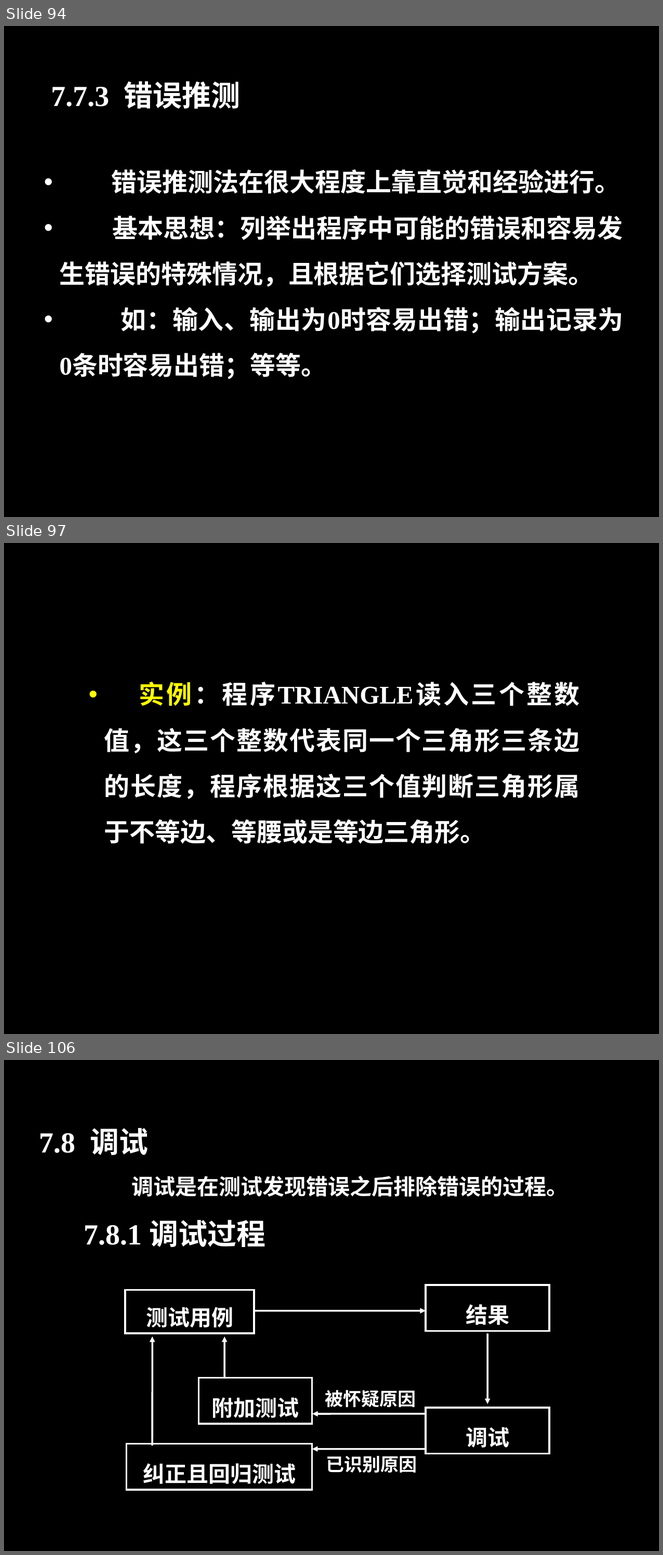
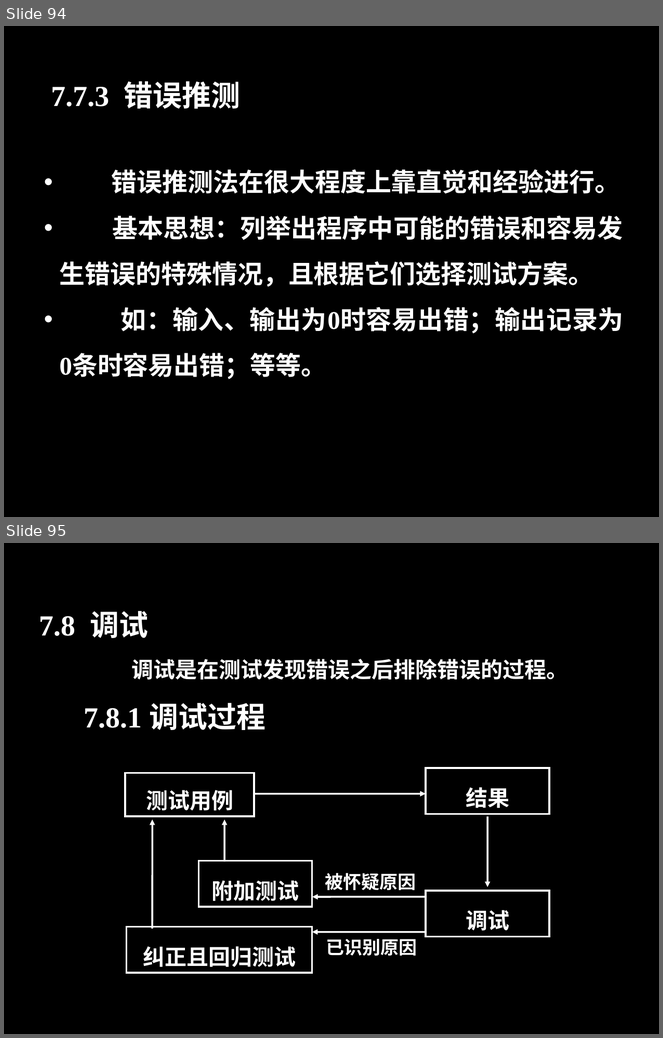
Before and after one commit to zucccxy/project, a slide deck: 翻转课堂PPT.ppt. Shown one above the other, each under a label of ours: slides 94, 97 and 106 before the commit, slides 94 and 95 after it; the slides between them are not shown. The pictures are 663x1555 and 663x1038 pixels, drawn with LibreOffice and Linux fonts; fonts in the diff are those of the drawing; background and template pictures are left out. Boxes give left, top, right and bottom in pixels: in the first picture for what was removed or moved away, otherwise in the second. Text is boxed around its words. In the diff, an @@ line names an element or a change of style, - is before the commit and + after.

```diff
--- a/翻转课堂PPT.ppt
+++ b/翻转课堂PPT.ppt
@@ slide 97 removed at bbox=[4, 543, 659, 1034], background #000000 @@
@@ text removed at bbox=[104, 682, 580, 844] @@
-• 实例：程序TRIANGLE读入三个整数值，这三个整数代表同一个三角形三条边的长度，程序根据这三个值判断三角形属于不等边、等腰或是等边三角形。
@@ what was slide 106 is now slide 95 @@
```
Also in this commit, not shown: 3 slides changed, 11 other slides removed.
